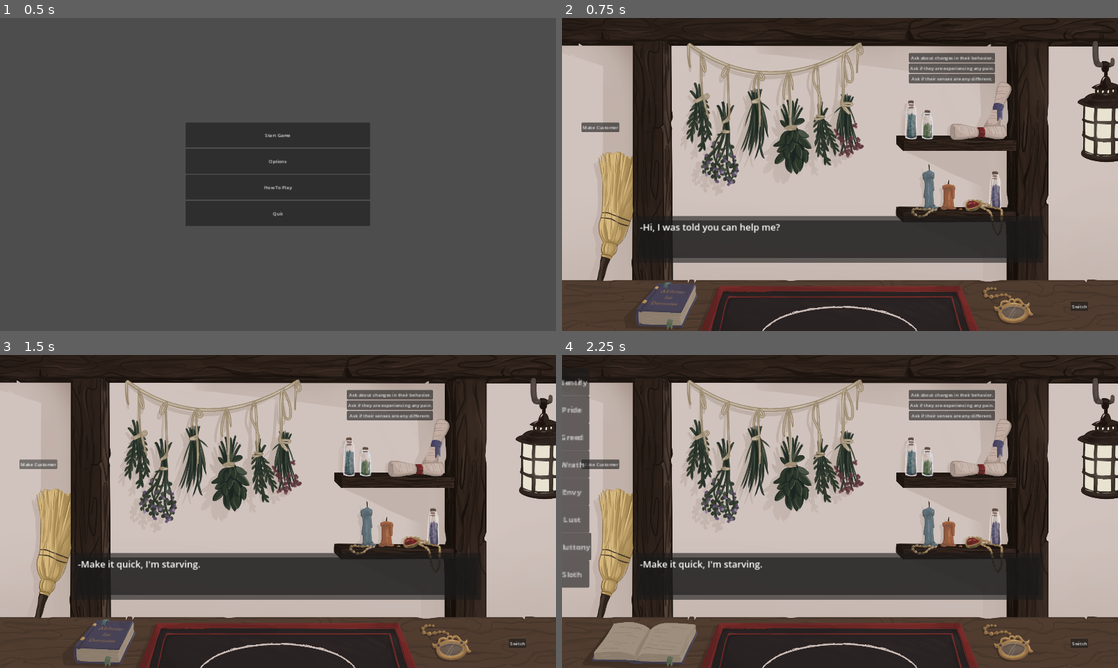
Above: before the commit, frames 1-4 (two rows, left to right).
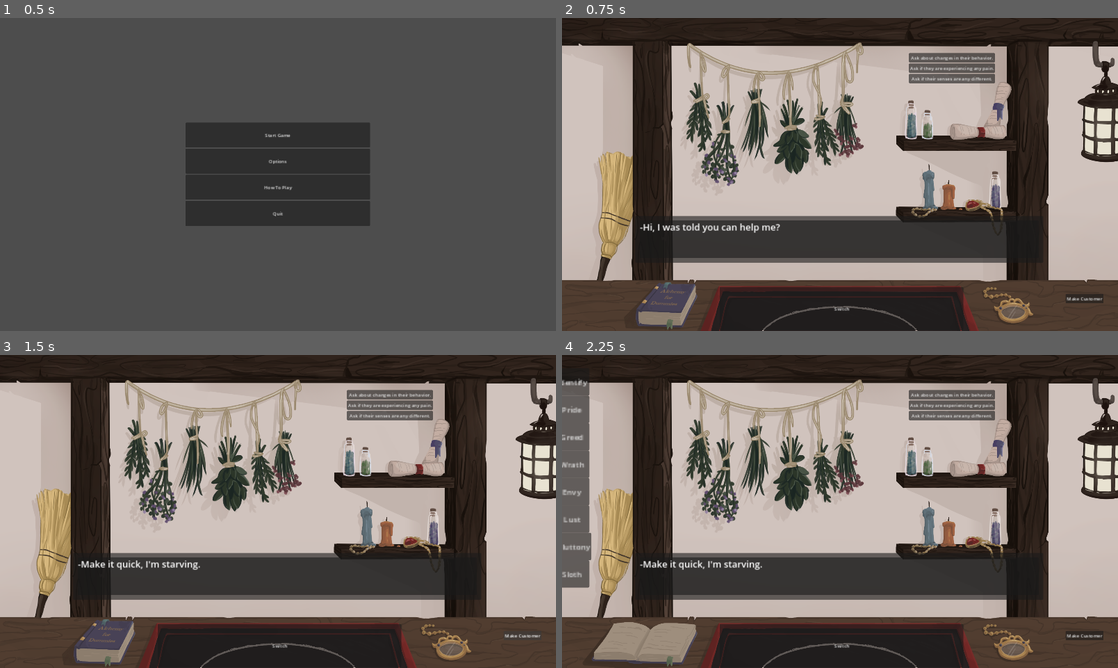
Above: after the commit, the same moments.

Repository: jkostello/Pirate-Software-Jam-15
Game: Godot game, scene res://UI/title_screen.tscn
Same seed, same stepped clock (60 frames per second), same inputs: the game is played once before the commit and once after it. The engine's default icon, where the game draws it, is replaced by a stand-in: a white triangle on a blue panel in a dark square.
Inputs:
- Up to frame 1 (0.5 s): no input
- Up to frame 2 (0.75 s): click "Start Game" at 0.5 s
- Up to frame 3 (1.5 s): click "Make Customer" at 1.25 s
- Up to frame 4 (2.25 s): click "book" at 2 s

Frame 1 is identical in both runs. In frame 2, 1.6% of the frame differs, in the area x 3-98%, y 33-100%; in frame 3, 1.4%; in frame 4, 1.5%.

Commit message:
added some dialogue and formatted it

Diff:
--- a/Customers/ailments.gd
+++ b/Customers/ailments.gd
@@ -35,7 +35,7 @@
 
 var gluttonyAilments = [
 	{ 'cure1' = ['Hungry', 'Heavy Breathing', 'Dulled Taste'] },
-	{ 'cure2' = ['Smoke Smell', 'Tired', 'Sweaty'] },
+	{ 'cure2' = ['Smoke Smell', 'Narcolepsy', 'Sweaty'] },
 	{ 'cure3' = ['Insomnia', 'Dry Mouth', 'Bouncy'] }
 ]
 
--- a/Customers/customer.tscn
+++ b/Customers/customer.tscn
@@ -130,7 +130,6 @@
 offset_bottom = 844.0
 grow_horizontal = 1
 grow_vertical = 1
-mouse_filter = 2
 
 [node name="Customer" type="Sprite2D" parent="."]
 clip_children = 2
--- a/UI/main_screen.tscn
+++ b/UI/main_screen.tscn
@@ -59,7 +59,7 @@
 "times": PackedFloat32Array(0),
 "transitions": PackedFloat32Array(1),
 "update": 0,
-"values": [Vector2(1757, 979)]
+"values": [Vector2(545, 928)]
 }
 tracks/4/type = "value"
 tracks/4/imported = false
@@ -134,7 +134,7 @@
 "times": PackedFloat32Array(0, 0.5),
 "transitions": PackedFloat32Array(1, 1),
 "update": 1,
-"values": [Vector2(1757, 979), Vector2(1615, 22)]
+"values": [Vector2(545, 928), Vector2(1615, 22)]
 }
 tracks/4/type = "value"
 tracks/4/imported = false
@@ -209,7 +209,7 @@
 "times": PackedFloat32Array(0, 0.5),
 "transitions": PackedFloat32Array(1, 1),
 "update": 1,
-"values": [Vector2(1615, 22), Vector2(1757, 979)]
+"values": [Vector2(1615, 22), Vector2(545, 928)]
 }
 tracks/4/type = "value"
 tracks/4/imported = false
@@ -263,6 +263,14 @@
 z_index = 2
 position = Vector2(960, 540)
 texture = ExtResource("3_bea5q")
+
+[node name="TempGenerator" type="Button" parent="Shop/Desk"]
+offset_left = 779.0
+offset_top = 412.0
+offset_right = 910.0
+offset_bottom = 443.0
+focus_mode = 0
+text = "Make Customer"
 
 [node name="BookClosed" type="Sprite2D" parent="Shop"]
 unique_name_in_owner = true
@@ -298,14 +306,6 @@
 offset_right = 1198.0
 offset_bottom = 121.0
 
-[node name="TempGenerator" type="Button" parent="Shop"]
-offset_left = 67.0
-offset_top = 361.0
-offset_right = 198.0
-offset_bottom = 392.0
-focus_mode = 0
-text = "Make Customer"
-
 [node name="Ritual" parent="." instance=ExtResource("5_q862v")]
 modulate = Color(1, 1, 1, 0)
 
@@ -326,10 +326,10 @@
 scale = Vector2(1.69, 1.69)
 
 [node name="Switch" type="Button" parent="CanvasLayer"]
-offset_left = 1757.0
-offset_top = 979.0
-offset_right = 1816.0
-offset_bottom = 1010.0
+offset_left = 545.0
+offset_top = 928.0
+offset_right = 1386.0
+offset_bottom = 1078.0
 focus_mode = 0
 text = "Switch"
 
@@ -341,8 +341,8 @@
 wait_time = 60.0
 autostart = true
 
+[connection signal="pressed" from="Shop/Desk/TempGenerator" to="." method="_on_temp_generator_pressed"]
 [connection signal="pressed" from="Shop/Bookbutton" to="." method="_on_bookbutton_pressed"]
-[connection signal="pressed" from="Shop/TempGenerator" to="." method="_on_temp_generator_pressed"]
 [connection signal="pressed" from="CanvasLayer/Switch" to="." method="_on_switch_pressed"]
 [connection signal="timeout" from="CustomerTimer" to="." method="_on_customer_timer_timeout"]
 
--- a/UI/textbox.gd
+++ b/UI/textbox.gd
@@ -3,21 +3,80 @@
 const CHAR_READ_RATE := 0.04 # How fast text scrolls
 
 const dialogues = {
-	'' = ['I haven\'t had any problem like that recently.'],
-	'Compliments' = ['Well well, a mighty fine looking alchemist!', 'You doing anything later today?', 'I can only hope your alchemy is as good as your looks.'],
-	'Hungry' = ['You ever eat any of those ingredients?', 'Do you have anything to eat in the back there?', 'Make it quick, I\'m starving.'],
-	'Dry Mouth' = ['Do you have anything to drink that won\'t kill me?', 'You got any water anywhere in there?', 'Hope you can make me a quick drink too, if you don\'t mind.'],
-	'Irritable' = ['I don\'t know, how \'bout you shut up and cure me?', 'Not sure about me but everyone\'s become awful annoying.'],
-	'Paranoia' = ['I\'ve been seeing them... everywhere... do you see them too?', 'You\'re not going to tell someone if there\'s something wrong with me, right?'],
-	'Narcolepsy' = ['...zzz... oh sorry, did you say something?', 'People say I\'m falling asleep all the time, but I don\'t remember.'],
-	'Tired' = ['I\'ve been awfully sleepy recently.'],
-	'Arm Pain' = ['My arm\'s been killing me, making work real difficult.', 'My arm, I don\'t want an amputation but I might need one.'],
-	'Headache' = ['My head\'s feeling like someone\'s crushing it.', 'I don\'t know what torture\'s like, but I imagine the way my head feels is very close.'],
-	'Leg Pain' = ['Do you have a chair I can sit down in? My leg hurts quite bad.', 'My leg hurts a lot, luckily I don\'t work standing up.'],
-	'Poor Vision' = ['I can\'t see as well lately...', 'I think I\'m going blind!'],
-	'Dulled Taste' = ['Food doesn\'t taste nearly as good recently...', 'Now that you mention it, the tavern hasn\'t tasted nearly as good.'],
-	'Dulled Touch' = ['I accidentally burnt myself yesterday and I didn\'t even feel it!'],
-	'Smoke Smell' = ['I smell something burning, are you cooking something back there?'],
+	'' = [
+		'I haven\'t had any problem like that recently.',
+		'No, that all seems fine.',
+		],
+
+	'Compliments' = [
+		'Well well, a mighty fine looking alchemist!',
+		'You doing anything later today?',
+		'I can only hope your alchemy is as good as your looks.',
+		],
+
+	'Hungry' = [
+		'You ever eat any of those ingredients?',
+		'Do you have anything to eat in the back there?',
+		'Make it quick, I\'m starving.',
+		],
+
+	'Dry Mouth' = [
+		'Do you have anything to drink that won\'t kill me?',
+		'You got any water anywhere in there?',
+		'Hope you can make me a quick drink too, if you don\'t mind.',
+		],
+
+	'Irritable' = [
+		'I don\'t know, how \'bout you shut up and cure me?',
+		'Not sure about me but everyone\'s become awful annoying.',
+		'Do you really need to ask these questions?',
+		],
+
+	'Paranoia' = [
+		'I\'ve been seeing them... everywhere... do you see them too?',
+		'You\'re not going to tell someone if there\'s something wrong with me, right?',
+		'I think I was followed, but I don\'t know why!',
+		],
+
+	'Narcolepsy' = [
+		'...zzz... oh sorry, did you say something?',
+		'People say I\'m falling asleep all the time, but I don\'t remember.',
+		'I\'ve been awfully sleepy recently.', '*yawn* Sorry, what did you say?',
+		],
+
+	'Arm Pain' = [
+		'My arm\'s been killing me, making work real difficult.',
+		'My arm, I don\'t want an amputation but I might need one.'],
+
+	'Headache' = [
+		'My head\'s feeling like someone\'s crushing it.',
+		'I don\'t know what torture\'s like, but I imagine the way my head feels is very close.',
+		],
+
+	'Leg Pain' = [
+		'Do you have a chair I can sit down in? My leg hurts quite bad.',
+		'My leg hurts a lot, luckily I don\'t work standing up.',
+		],
+
+	'Poor Vision' = [
+		'I can\'t see as well lately...',
+		'I think I\'m going blind!',
+		],
+
+	'Dulled Taste' = [
+		'Food doesn\'t taste nearly as good recently...',
+		'Now that you mention it, the tavern hasn\'t tasted nearly as good.',
+		],
+
+	'Dulled Touch' = [
+		'I accidentally burnt myself yesterday and I didn\'t even feel it!',
+		'I\'ve had a hard time opening doors for some reason.',
+		],
+
+	'Smoke Smell' = [
+		'I smell something burning, are you cooking something back there?',
+		'No matter how much I wash them, I can\'t get the fireplace smell out of my clothes',
+		],
 }
 
 # Called when the node enters the scene tree for the first time.
--- a/UI/textbox.tscn
+++ b/UI/textbox.tscn
@@ -57,4 +57,4 @@
 theme_override_font_sizes/normal_font_size = 32
 text = "Placeholder text!
 The quick brown fox jumped over the lazy dog.
-This textbox holds 3 lines of text."
+This textbox holds 3 lines of text. Each dialogue line should have less than 90 characters."
